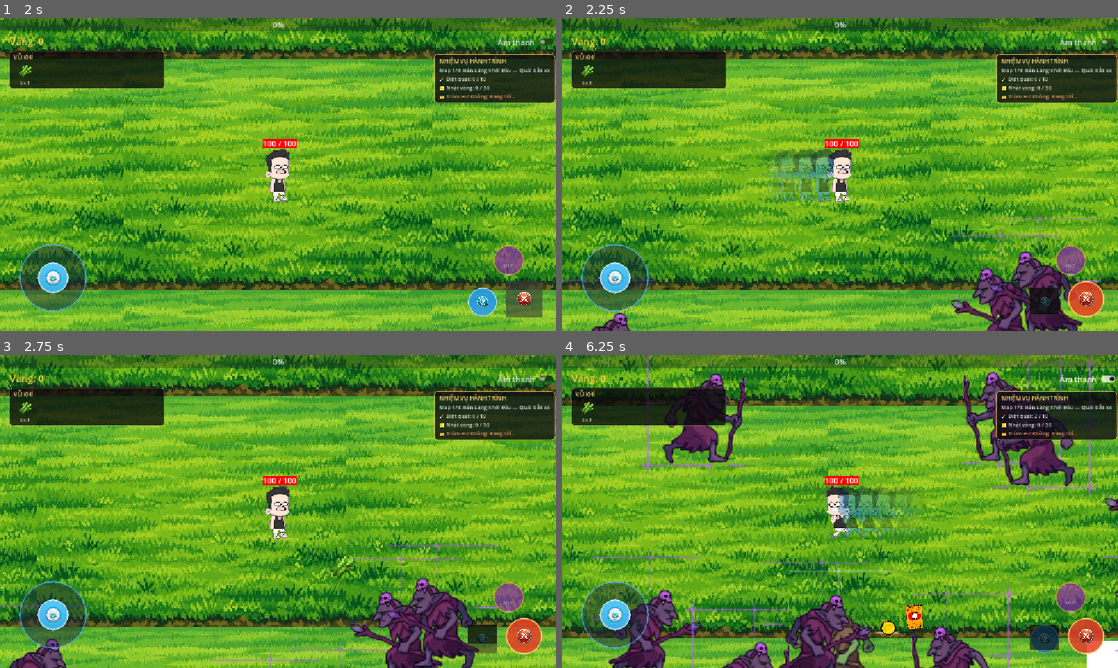
Above: before the commit, frames 1-4 (two rows, left to right).
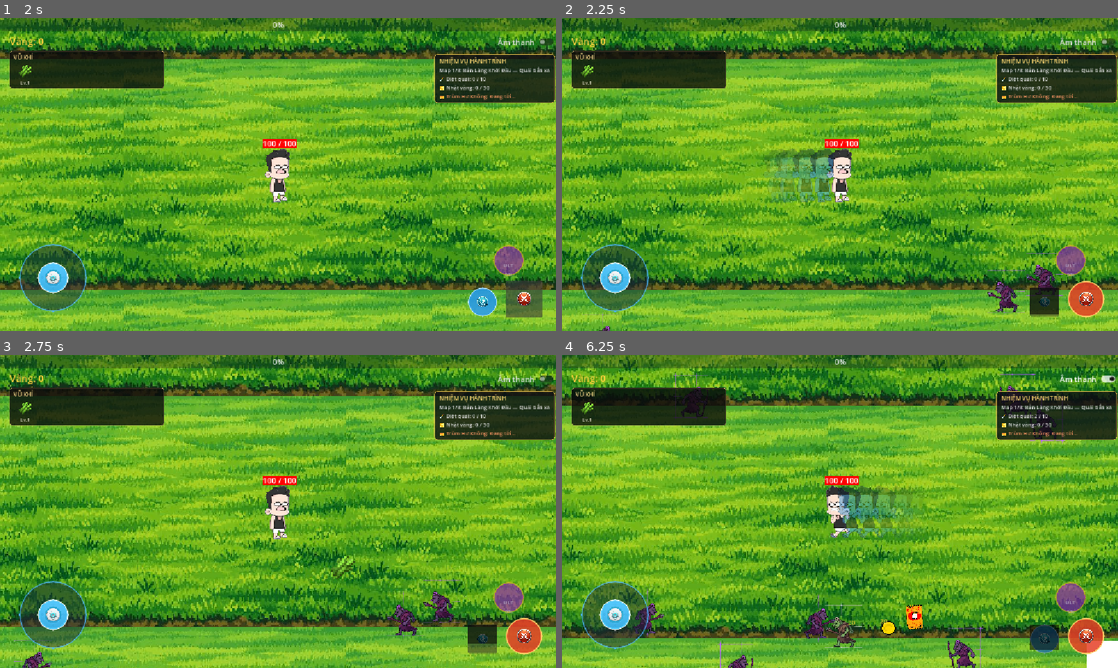
Above: after the commit, the same moments.

Repository: hoducvinhh/game2D
Game: Godot game, scene res://scenes/levels/main.tscn
The game is run twice, just before and just after one commit, with the same random seed, the same clock (stepped at 60 frames per second) and the same inputs. This scene is started directly instead of the project's main scene.
Inputs (mouse positions are in pixels of both pictures, inside the frame that each line leads up to):
- Up to frame 1 (2 s): click "Âm thanh" at 0.5 s; click (522, 299) at 1.25 s
- Up to frame 2 (2.25 s): click (1045, 302) at 2 s
- Up to frame 3 (2.75 s): no input
- Up to frame 4 (6.25 s): tap Enter at 2.75 s; move the mouse to (962, 495) at 2.77 s; hold D 2.78-3.5 s; tap Shift at 2.85 s; click (962, 495) at 2.92 s; tap Space at 3.02, 6.02 s; drag from (728, 527) to (901, 617) at 3.52 s; move the mouse to (895, 442) at 4.27 s; hold D 4.28-5 s; tap K at 4.35 s; drag from (812, 574) to (673, 464) at 5.02 s; move the mouse to (1006, 558) at 5.77 s; hold A from 5.78 s (still down); tap E at 5.85 s

Frame 1 is identical in both runs. In frame 2, 3.7% of the frame differs, in the area x 0-97%, y 61-100%; in frame 3, 4.8%; in frame 4, 12%, in the area x 5-100%, y 0-100%.

Commit message:
Add talent icons and refactor talent shop item creation logic

Diff:
--- a/scenes/enemies/boss.tscn
+++ b/scenes/enemies/boss.tscn
@@ -4,7 +4,7 @@
 [ext_resource type="Texture2D" path="res://assets/sprites/enemies/boss.png" id="2_tex"]
 
 [sub_resource type="RectangleShape2D" id="RectangleShape2D_boss"]
-size = Vector2(384, 480)
+size = Vector2(86, 214)
 
 [node name="Boss" type="CharacterBody2D" groups=["enemies"]]
 collision_layer = 2
@@ -21,9 +21,9 @@
 position = Vector2(0, -30)
 region_enabled = true
 region_rect = Rect2(51, 5, 145, 151)
-scale = Vector2(3.28, 3.28)
+scale = Vector2(1.58, 1.58)
 texture = ExtResource("2_tex")
 
 [node name="CollisionShape2D" type="CollisionShape2D" parent="."]
-position = Vector2(0, -20)
+position = Vector2(0, -30)
 shape = SubResource("RectangleShape2D_boss")
--- a/scenes/enemies/enemy.tscn
+++ b/scenes/enemies/enemy.tscn
@@ -4,7 +4,7 @@
 [ext_resource type="Texture2D" uid="uid://c1w24i5f38xm2" path="res://assets/sprites/enemies/enemy.png" id="2_8e3ao"]
 
 [sub_resource type="RectangleShape2D" id="RectangleShape2D_kqtwu"]
-size = Vector2(148, 404)
+size = Vector2(43, 107)
 
 [node name="Enemy" type="CharacterBody2D" unique_id=1842331078 groups=["enemies"]]
 collision_layer = 2
@@ -14,9 +14,9 @@
 
 [node name="Sprite2D" type="Sprite2D" parent="." unique_id=79318158]
 position = Vector2(0, -20)
-scale = Vector2(1.2, 1.224)
+scale = Vector2(0.3, 0.3)
 texture = ExtResource("2_8e3ao")
 
 [node name="CollisionShape2D" type="CollisionShape2D" parent="." unique_id=2099504676]
-position = Vector2(-10, -6)
+position = Vector2(0.5, 2.5)
 shape = SubResource("RectangleShape2D_kqtwu")
--- a/scenes/enemies/fast_enemy.tscn
+++ b/scenes/enemies/fast_enemy.tscn
@@ -4,7 +4,7 @@
 [ext_resource type="Texture2D" path="res://assets/sprites/enemies/fast_enemy.png" id="2_tex"]
 
 [sub_resource type="RectangleShape2D" id="RectangleShape2D_fast"]
-size = Vector2(168, 152)
+size = Vector2(43, 107)
 
 [node name="FastEnemy" type="CharacterBody2D" groups=["enemies"]]
 collision_layer = 2
@@ -21,9 +21,9 @@
 position = Vector2(0, -12)
 region_enabled = true
 region_rect = Rect2(19, 111, 150, 147)
-scale = Vector2(1.36, 1.36)
+scale = Vector2(0.81, 0.81)
 texture = ExtResource("2_tex")
 
 [node name="CollisionShape2D" type="CollisionShape2D" parent="."]
-position = Vector2(-8, -4)
+position = Vector2(0.5, 2.5)
 shape = SubResource("RectangleShape2D_fast")
--- a/scenes/enemies/ranged_enemy.tscn
+++ b/scenes/enemies/ranged_enemy.tscn
@@ -4,7 +4,7 @@
 [ext_resource type="Texture2D" path="res://assets/sprites/enemies/ranged_enemy.png" id="2_tex"]
 
 [sub_resource type="RectangleShape2D" id="RectangleShape2D_ranged"]
-size = Vector2(176, 272)
+size = Vector2(43, 107)
 
 [node name="RangedEnemy" type="CharacterBody2D" groups=["enemies"]]
 collision_layer = 2
@@ -21,9 +21,9 @@
 position = Vector2(0, -20)
 region_enabled = true
 region_rect = Rect2(20, 68, 135, 210)
-scale = Vector2(1.68, 1.68)
+scale = Vector2(0.57, 0.57)
 texture = ExtResource("2_tex")
 
 [node name="CollisionShape2D" type="CollisionShape2D" parent="."]
-position = Vector2(-10, -6)
+position = Vector2(0.5, 2.5)
 shape = SubResource("RectangleShape2D_ranged")
--- a/scripts/levels/talents_shop.gd
+++ b/scripts/levels/talents_shop.gd
@@ -1,6 +1,23 @@
 extends Control
 
 const MAIN_MENU_PATH := "res://scenes/levels/main_menu.tscn"
+const TALENT_ICON_PATHS := {
+	"max_hp": "res://assets/sprites/ui/icon_talent_damage.png",
+	"speed": "res://assets/sprites/ui/icon_talent_max_hp.png",
+	"damage": "res://assets/sprites/ui/icon_talent_pickup_range.png",
+	"pickup_range": "res://assets/sprites/ui/icon_talent_speed.png",
+	"greed": "res://assets/sprites/ui/icon_talent_greed.png",
+}
+const TALENT_ICON_LABELS := {
+	"max_hp": "HP",
+	"speed": "TĐ",
+	"damage": "ST",
+}
+const TALENT_ICON_COLORS := {
+	"max_hp": Color(0.62, 0.2, 0.22),
+	"speed": Color(0.2, 0.42, 0.7),
+	"damage": Color(0.68, 0.35, 0.16),
+}
 
 @onready var gold_label: Label = $MarginContainer/VBoxContainer/Header/GoldLabel
 @onready var items_container: VBoxContainer = $MarginContainer/VBoxContainer/ScrollContainer/ItemsContainer
@@ -47,14 +64,7 @@
 		row.add_theme_constant_override("separation", 16)
 		panel.add_child(row)
 
-		var icon_path := "res://assets/sprites/ui/icon_talent_%s.png" % talent_id
-		if ResourceLoader.exists(icon_path):
-			var icon_rect = TextureRect.new()
-			icon_rect.custom_minimum_size = Vector2(40, 40)
-			icon_rect.expand_mode = TextureRect.EXPAND_IGNORE_SIZE
-			icon_rect.stretch_mode = TextureRect.STRETCH_KEEP_ASPECT_CENTERED
-			icon_rect.texture = load(icon_path)
-			row.add_child(icon_rect)
+		row.add_child(_create_talent_icon(talent_id))
 
 		var text_vbox = VBoxContainer.new()
 		text_vbox.size_flags_horizontal = Control.SIZE_EXPAND_FILL
@@ -87,5 +97,33 @@
 		)
 		row.add_child(buy_btn)
 
+func _create_talent_icon(talent_id: String) -> Control:
+	var icon_path: String = TALENT_ICON_PATHS.get(talent_id, "")
+	if not icon_path.is_empty() and ResourceLoader.exists(icon_path):
+		var icon_texture: Texture2D = load(icon_path)
+		if icon_texture:
+			var icon_rect := TextureRect.new()
+			icon_rect.custom_minimum_size = Vector2(40, 40)
+			icon_rect.expand_mode = TextureRect.EXPAND_IGNORE_SIZE
+			icon_rect.stretch_mode = TextureRect.STRETCH_KEEP_ASPECT_CENTERED
+			icon_rect.texture = icon_texture
+			return icon_rect
+
+	var badge := PanelContainer.new()
+	badge.custom_minimum_size = Vector2(40, 40)
+	var badge_style := StyleBoxFlat.new()
+	badge_style.bg_color = TALENT_ICON_COLORS.get(talent_id, Color(0.25, 0.28, 0.32))
+	badge_style.set_corner_radius_all(8)
+	badge.add_theme_stylebox_override("panel", badge_style)
+
+	var label := Label.new()
+	label.text = TALENT_ICON_LABELS.get(talent_id, "?")
+	label.horizontal_alignment = HORIZONTAL_ALIGNMENT_CENTER
+	label.vertical_alignment = VERTICAL_ALIGNMENT_CENTER
+	label.add_theme_font_size_override("font_size", 14)
+	label.add_theme_color_override("font_color", Color(1, 1, 1))
+	badge.add_child(label)
+	return badge
+
 func _on_back_pressed() -> void:
 	get_tree().change_scene_to_file(MAIN_MENU_PATH)
Binary file changed: assets/sprites/ui/icon_talent_damage.png
Binary file changed: assets/sprites/ui/icon_talent_max_hp.png
Binary file changed: assets/sprites/ui/icon_talent_speed.png
